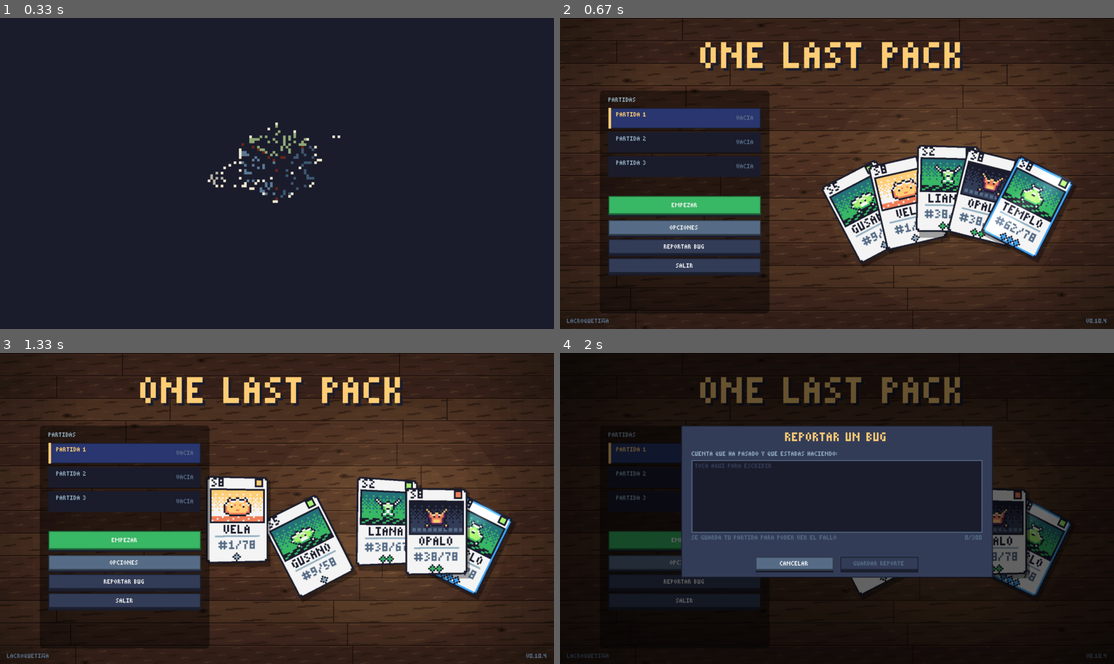
Above: before the commit, frames 1-4 (two rows, left to right).
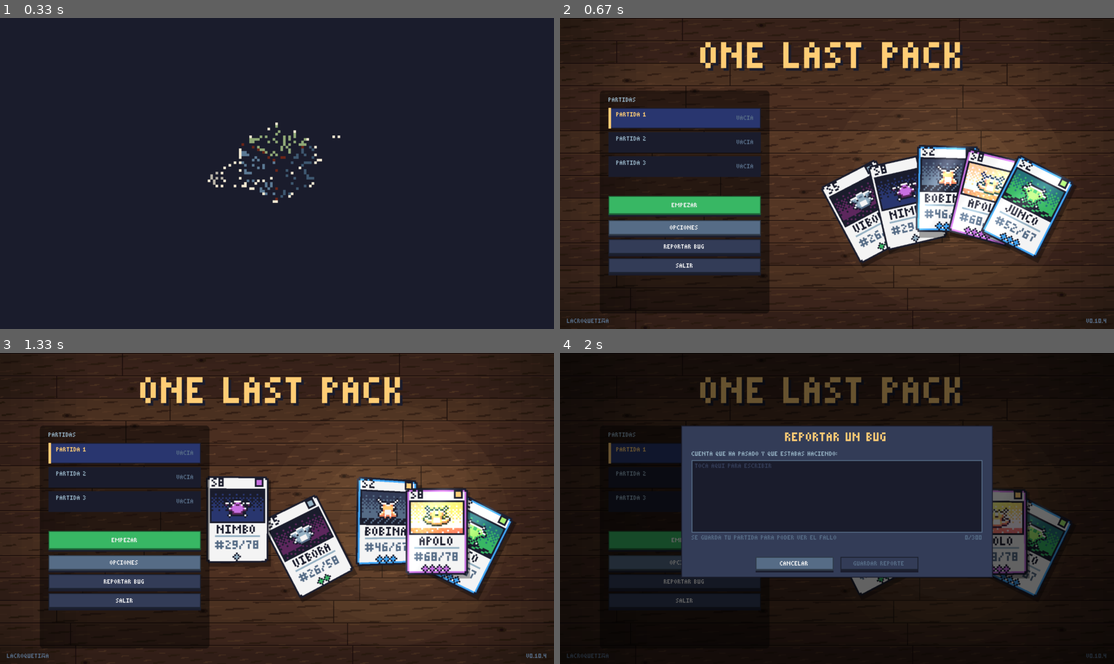
Above: after the commit, the same moments.

Repository: LaCroquetona/one-last-pack
Game: LÖVE game, started from main.lua
The game is run twice, just before and just after one commit, with the same random seed, the same clock (stepped at 60 frames per second) and the same inputs.
Inputs (mouse positions are in pixels of both pictures, inside the frame that each line leads up to):
- Up to frame 1 (0.33 s): no input
- Up to frame 2 (0.67 s): press the mouse at (909, 201) at 0.37 s; move the mouse to (931, 139) at 0.47 s; release the mouse at (958, 77) at 0.6 s
- Up to frame 3 (1.33 s): press the mouse at (426, 533) at 0.7 s; move the mouse to (432, 533) at 0.8 s; release the mouse at (437, 533) at 0.93 s; press the mouse at (349, 536) at 1.03 s; move the mouse to (293, 527) at 1.13 s; release the mouse at (238, 520) at 1.27 s
- Up to frame 4 (2 s): press the mouse at (681, 583) at 1.37 s; move the mouse to (831, 486) at 1.47 s; release the mouse at (981, 390) at 1.6 s; press the mouse at (681, 477) at 1.7 s; move the mouse to (859, 524) at 1.8 s; release the mouse at (1030, 570) at 1.93 s

Frame 1 is identical in both runs. In frame 2, 4.9% of the frame differs, in the area x 47-93%, y 41-79%; in frame 3, 6.2%, in the area x 37-93%, y 39-79%; in frame 4, 1.0%.

Commit message:
Give every holo and full art an alt and cap alt odds (#94)

Diff:
--- a/datos/cartas.lua
+++ b/datos/cartas.lua
@@ -76,16 +76,16 @@
     { id = 71,  set = "s1", num = 64, nombre = "Tenebra", elemento = "sombra", rareza = "rara" },
     { id = 72,  set = "s1", num = 65, nombre = "Hornito", elemento = "fuego",  rareza = "rara" },
     { id = 73,  set = "s1", num = 66, nombre = "Brezo",   elemento = "planta", rareza = "rara" },
-    { id = 34,  set = "s1", num = 67, nombre = "Trueno",  elemento = "rayo",   rareza = "holo", alt = true },
+    { id = 34,  set = "s1", num = 67, nombre = "Trueno",  elemento = "rayo",   rareza = "holo" },
     { id = 35,  set = "s1", num = 68, nombre = "Ocaso",   elemento = "sombra", rareza = "holo" },
     { id = 36,  set = "s1", num = 69, nombre = "Volcán",  elemento = "fuego",  rareza = "holo" },
     { id = 37,  set = "s1", num = 70, nombre = "Abismo",  elemento = "agua",   rareza = "holo" },
-    { id = 74,  set = "s1", num = 71, nombre = "Salitre", elemento = "agua",   rareza = "holo", alt = true },
+    { id = 74,  set = "s1", num = 71, nombre = "Salitre", elemento = "agua",   rareza = "holo" },
     { id = 75,  set = "s1", num = 72, nombre = "Cátodo",  elemento = "rayo",   rareza = "holo" },
     { id = 76,  set = "s1", num = 73, nombre = "Mortaja", elemento = "sombra", rareza = "holo" },
-    { id = 77,  set = "s1", num = 74, nombre = "Brasita", elemento = "fuego",  rareza = "holo", alt = true },
-    { id = 38,  set = "s1", num = 75, nombre = "Bosque",  elemento = "planta", rareza = "fullart", alt = true },
-    { id = 39,  set = "s1", num = 76, nombre = "Eclipse", elemento = "sombra", rareza = "fullart", chase = true, alt = true },
+    { id = 77,  set = "s1", num = 74, nombre = "Brasita", elemento = "fuego",  rareza = "holo" },
+    { id = 38,  set = "s1", num = 75, nombre = "Bosque",  elemento = "planta", rareza = "fullart" },
+    { id = 39,  set = "s1", num = 76, nombre = "Eclipse", elemento = "sombra", rareza = "fullart", chase = true },
     { id = 78,  set = "s1", num = 77, nombre = "Raicita", elemento = "planta", rareza = "fullart" },
     { id = 79,  set = "s1", num = 78, nombre = "Rayote",  elemento = "rayo",   rareza = "fullart" },
     { id = 40,  set = "s1", num = 79, nombre = "Plasma",  elemento = "rayo",   rareza = "secreta", chase = true },
@@ -148,15 +148,15 @@
     { id = 154, set = "s2", num = 54, nombre = "Bruja",   elemento = "sombra", rareza = "rara" },
     { id = 155, set = "s2", num = 55, nombre = "Yeti",    elemento = "hielo",  rareza = "rara" },
     { id = 156, set = "s2", num = 56, nombre = "Acero",   elemento = "metal",  rareza = "rara" },
-    { id = 157, set = "s2", num = 57, nombre = "Solano",  elemento = "fuego",  rareza = "holo", alt = true },
+    { id = 157, set = "s2", num = 57, nombre = "Solano",  elemento = "fuego",  rareza = "holo" },
     { id = 158, set = "s2", num = 58, nombre = "Náyade",  elemento = "agua",   rareza = "holo" },
     { id = 159, set = "s2", num = 59, nombre = "Ceiba",   elemento = "planta", rareza = "holo" },
-    { id = 160, set = "s2", num = 60, nombre = "Fusible", elemento = "rayo",   rareza = "holo", alt = true },
+    { id = 160, set = "s2", num = 60, nombre = "Fusible", elemento = "rayo",   rareza = "holo" },
     { id = 161, set = "s2", num = 61, nombre = "Ánima",   elemento = "sombra", rareza = "holo" },
     { id = 162, set = "s2", num = 62, nombre = "Polar",   elemento = "hielo",  rareza = "holo" },
-    { id = 163, set = "s2", num = 63, nombre = "Cromo",   elemento = "metal",  rareza = "holo", alt = true },
-    { id = 164, set = "s2", num = 64, nombre = "Fénix",   elemento = "fuego",  rareza = "fullart", chase = true, alt = true },
-    { id = 165, set = "s2", num = 65, nombre = "Kraken",  elemento = "agua",   rareza = "fullart", alt = true },
+    { id = 163, set = "s2", num = 63, nombre = "Cromo",   elemento = "metal",  rareza = "holo" },
+    { id = 164, set = "s2", num = 64, nombre = "Fénix",   elemento = "fuego",  rareza = "fullart", chase = true },
+    { id = 165, set = "s2", num = 65, nombre = "Kraken",  elemento = "agua",   rareza = "fullart" },
     { id = 166, set = "s2", num = 66, nombre = "Dríade",  elemento = "planta", rareza = "fullart" },
     { id = 167, set = "s2", num = 67, nombre = "Tronada", elemento = "rayo",   rareza = "fullart" },
     { id = 168, set = "s2", num = 68, nombre = "Nyx",     elemento = "sombra", rareza = "secreta" },
@@ -214,14 +214,14 @@
     { id = 248, set = "s3", num = 48, nombre = "Cuarzo",  elemento = "tierra", rareza = "rara" },
     { id = 249, set = "s3", num = 49, nombre = "Geoda",   elemento = "tierra", rareza = "rara" },
     { id = 250, set = "s3", num = 50, nombre = "Menhir",  elemento = "tierra", rareza = "rara" },
-    { id = 251, set = "s3", num = 51, nombre = "Wyvern",  elemento = "fuego",  rareza = "holo", alt = true },
+    { id = 251, set = "s3", num = 51, nombre = "Wyvern",  elemento = "fuego",  rareza = "holo" },
     { id = 252, set = "s3", num = 52, nombre = "Tritón",  elemento = "agua",   rareza = "holo" },
     { id = 253, set = "s3", num = 53, nombre = "Mjolnir", elemento = "rayo",   rareza = "holo" },
     { id = 254, set = "s3", num = 54, nombre = "Gárgola", elemento = "sombra", rareza = "holo" },
-    { id = 255, set = "s3", num = 55, nombre = "Golem",   elemento = "tierra", rareza = "holo", alt = true },
+    { id = 255, set = "s3", num = 55, nombre = "Golem",   elemento = "tierra", rareza = "holo" },
     { id = 256, set = "s3", num = 56, nombre = "Quimera", elemento = "fuego",  rareza = "fullart" },
     { id = 257, set = "s3", num = 57, nombre = "Sirena",  elemento = "agua",   rareza = "fullart" },
-    { id = 258, set = "s3", num = 58, nombre = "Behemot", elemento = "tierra", rareza = "fullart", chase = true, alt = true },
+    { id = 258, set = "s3", num = 58, nombre = "Behemot", elemento = "tierra", rareza = "fullart", chase = true },
     { id = 259, set = "s3", num = 59, nombre = "Ifrit",   elemento = "fuego",  rareza = "secreta" },
     { id = 260, set = "s3", num = 60, nombre = "Gaia",    elemento = "tierra", rareza = "secreta", chase = true },
 
@@ -266,14 +266,14 @@
     { id = 338, set = "s4", num = 38, nombre = "Púlsar",  elemento = "astral", rareza = "rara" },
     { id = 339, set = "s4", num = 39, nombre = "Cosmos",  elemento = "astral", rareza = "rara" },
     { id = 340, set = "s4", num = 40, nombre = "Galaxia", elemento = "astral", rareza = "rara" },
-    { id = 341, set = "s4", num = 41, nombre = "Draco",   elemento = "fuego",  rareza = "holo", alt = true },
+    { id = 341, set = "s4", num = 41, nombre = "Draco",   elemento = "fuego",  rareza = "holo" },
     { id = 342, set = "s4", num = 42, nombre = "Orión",   elemento = "rayo",   rareza = "holo" },
     { id = 343, set = "s4", num = 43, nombre = "Selene",  elemento = "sombra", rareza = "holo" },
     { id = 344, set = "s4", num = 44, nombre = "Vega",    elemento = "hielo",  rareza = "holo" },
-    { id = 345, set = "s4", num = 45, nombre = "Sirio",   elemento = "astral", rareza = "holo", alt = true },
+    { id = 345, set = "s4", num = 45, nombre = "Sirio",   elemento = "astral", rareza = "holo" },
     { id = 346, set = "s4", num = 46, nombre = "Pegaso",  elemento = "astral", rareza = "fullart" },
     { id = 347, set = "s4", num = 47, nombre = "Kronos",  elemento = "metal",  rareza = "fullart" },
-    { id = 348, set = "s4", num = 48, nombre = "Nova",    elemento = "astral", rareza = "fullart", chase = true, alt = true },
+    { id = 348, set = "s4", num = 48, nombre = "Nova",    elemento = "astral", rareza = "fullart", chase = true },
     { id = 349, set = "s4", num = 49, nombre = "Omega",   elemento = "sombra", rareza = "secreta" },
     { id = 350, set = "s4", num = 50, nombre = "Génesis", elemento = "astral", rareza = "secreta", chase = true },
 
@@ -328,12 +328,12 @@
     { id = 448, set = "s5", num = 48, nombre = "Nefasto", elemento = "sombra", rareza = "rara" },
     { id = 449, set = "s5", num = 49, nombre = "Ofidio",  elemento = "veneno", rareza = "rara" },
     { id = 450, set = "s5", num = 50, nombre = "Pútrido", elemento = "tierra", rareza = "rara" },
-    { id = 451, set = "s5", num = 51, nombre = "Hidra",   elemento = "veneno", rareza = "holo", alt = true },
+    { id = 451, set = "s5", num = 51, nombre = "Hidra",   elemento = "veneno", rareza = "holo" },
     { id = 452, set = "s5", num = 52, nombre = "Equidna", elemento = "veneno", rareza = "holo" },
     { id = 453, set = "s5", num = 53, nombre = "Ladón",   elemento = "agua",   rareza = "holo" },
     { id = 454, set = "s5", num = 54, nombre = "Yamata",  elemento = "veneno", rareza = "holo" },
-    { id = 455, set = "s5", num = 55, nombre = "Apofis",  elemento = "veneno", rareza = "holo", alt = true },
-    { id = 456, set = "s5", num = 56, nombre = "Nidhogg", elemento = "veneno", rareza = "fullart", chase = true, alt = true },
+    { id = 455, set = "s5", num = 55, nombre = "Apofis",  elemento = "veneno", rareza = "holo" },
+    { id = 456, set = "s5", num = 56, nombre = "Nidhogg", elemento = "veneno", rareza = "fullart", chase = true },
     { id = 457, set = "s5", num = 57, nombre = "Uróboro", elemento = "veneno", rareza = "fullart" },
     { id = 458, set = "s5", num = 58, nombre = "Pitón",   elemento = "agua",   rareza = "fullart" },
     { id = 459, set = "s5", num = 59, nombre = "Estigia", elemento = "veneno", rareza = "secreta", chase = true },
@@ -398,14 +398,14 @@
     { id = 556, set = "s6", num = 56, nombre = "Silfo",   elemento = "planta", rareza = "rara" },
     { id = 557, set = "s6", num = 57, nombre = "Sílfide", elemento = "viento", rareza = "rara" },
     { id = 558, set = "s6", num = 58, nombre = "Aura",    elemento = "tierra", rareza = "rara" },
-    { id = 559, set = "s6", num = 59, nombre = "Garuda",  elemento = "viento", rareza = "holo", alt = true },
+    { id = 559, set = "s6", num = 59, nombre = "Garuda",  elemento = "viento", rareza = "holo" },
     { id = 560, set = "s6", num = 60, nombre = "Alcío",   elemento = "viento", rareza = "holo" },
     { id = 561, set = "s6", num = 61, nombre = "Eolo",    elemento = "rayo",   rareza = "holo" },
     { id = 562, set = "s6", num = 62, nombre = "Vayu",    elemento = "viento", rareza = "holo" },
     { id = 563, set = "s6", num = 63, nombre = "Ziz",     elemento = "viento", rareza = "holo" },
-    { id = 564, set = "s6", num = 64, nombre = "Ventus",  elemento = "tierra", rareza = "holo", alt = true },
-    { id = 565, set = "s6", num = 65, nombre = "Quetzal", elemento = "viento", rareza = "fullart", chase = true, alt = true },
-    { id = 566, set = "s6", num = 66, nombre = "Fujin",   elemento = "viento", rareza = "fullart", alt = true },
+    { id = 564, set = "s6", num = 64, nombre = "Ventus",  elemento = "tierra", rareza = "holo" },
+    { id = 565, set = "s6", num = 65, nombre = "Quetzal", elemento = "viento", rareza = "fullart", chase = true },
+    { id = 566, set = "s6", num = 66, nombre = "Fujin",   elemento = "viento", rareza = "fullart" },
     { id = 567, set = "s6", num = 67, nombre = "Shu",     elemento = "rayo",   rareza = "fullart" },
     { id = 568, set = "s6", num = 68, nombre = "Enlil",   elemento = "viento", rareza = "fullart" },
     { id = 569, set = "s6", num = 69, nombre = "Celeste", elemento = "viento", rareza = "secreta" },
@@ -452,12 +452,12 @@
     { id = 638, set = "s7", num = 38, nombre = "Etna",    elemento = "dragon", rareza = "rara" },
     { id = 639, set = "s7", num = 39, nombre = "Ceniza",  elemento = "metal",  rareza = "rara" },
     { id = 640, set = "s7", num = 40, nombre = "Basalto", elemento = "dragon", rareza = "rara" },
-    { id = 641, set = "s7", num = 41, nombre = "Pyrax",   elemento = "dragon", rareza = "holo", alt = true },
+    { id = 641, set = "s7", num = 41, nombre = "Pyrax",   elemento = "dragon", rareza = "holo" },
     { id = 642, set = "s7", num = 42, nombre = "Draknar", elemento = "dragon", rareza = "holo" },
     { id = 643, set = "s7", num = 43, nombre = "Volkor",  elemento = "metal",  rareza = "holo" },
     { id = 644, set = "s7", num = 44, nombre = "Ryujin",  elemento = "dragon", rareza = "holo" },
-    { id = 645, set = "s7", num = 45, nombre = "Escarla", elemento = "dragon", rareza = "holo", alt = true },
-    { id = 646, set = "s7", num = 46, nombre = "Anciano", elemento = "dragon", rareza = "fullart", chase = true, alt = true },
+    { id = 645, set = "s7", num = 45, nombre = "Escarla", elemento = "dragon", rareza = "holo" },
+    { id = 646, set = "s7", num = 46, nombre = "Anciano", elemento = "dragon", rareza = "fullart", chase = true },
     { id = 647, set = "s7", num = 47, nombre = "Krakus",  elemento = "dragon", rareza = "fullart" },
     { id = 648, set = "s7", num = 48, nombre = "Vermis",  elemento = "metal",  rareza = "fullart" },
     { id = 649, set = "s7", num = 49, nombre = "Dragón",  elemento = "dragon", rareza = "secreta", chase = true },
@@ -530,18 +530,18 @@
     { id = 764, set = "s8", num = 64, nombre = "Ungido",  elemento = "hielo",  rareza = "rara" },
     { id = 765, set = "s8", num = 65, nombre = "Beato",   elemento = "luz",    rareza = "rara" },
     { id = 766, set = "s8", num = 66, nombre = "Gloria",  elemento = "astral", rareza = "rara" },
-    { id = 767, set = "s8", num = 67, nombre = "Helios",  elemento = "luz",    rareza = "holo", alt = true },
+    { id = 767, set = "s8", num = 67, nombre = "Helios",  elemento = "luz",    rareza = "holo" },
     { id = 768, set = "s8", num = 68, nombre = "Apolo",   elemento = "luz",    rareza = "holo" },
     { id = 769, set = "s8", num = 69, nombre = "Febo",    elemento = "agua",   rareza = "holo" },
     { id = 770, set = "s8", num = 70, nombre = "Inti",    elemento = "luz",    rareza = "holo" },
-    { id = 771, set = "s8", num = 71, nombre = "Mitra",   elemento = "luz",    rareza = "holo", alt = true },
+    { id = 771, set = "s8", num = 71, nombre = "Mitra",   elemento = "luz",    rareza = "holo" },
     { id = 772, set = "s8", num = 72, nombre = "Eos",     elemento = "hielo",  rareza = "holo" },
     { id = 773, set = "s8", num = 73, nombre = "Sunna",   elemento = "luz",    rareza = "holo" },
-    { id = 774, set = "s8", num = 74, nombre = "Lumina",  elemento = "luz",    rareza = "holo", alt = true },
-    { id = 775, set = "s8", num = 75, nombre = "Serafín", elemento = "luz",    rareza = "fullart", alt = true },
+    { id = 774, set = "s8", num = 74, nombre = "Lumina",  elemento = "luz",    rareza = "holo" },
+    { id = 775, set = "s8", num = 75, nombre = "Serafín", elemento = "luz",    rareza = "fullart" },
     { id = 776, set = "s8", num = 76, nombre = "Arconte", elemento = "luz",    rareza = "fullart" },
     { id = 777, set = "s8", num = 77, nombre = "Celesta", elemento = "agua",   rareza = "fullart" },
-    { id = 778, set = "s8", num = 78, nombre = "Eclipta", elemento = "luz",    rareza = "fullart", chase = true, alt = true },
+    { id = 778, set = "s8", num = 78, nombre = "Eclipta", elemento = "luz",    rareza = "fullart", chase = true },
     { id = 779, set = "s8", num = 79, nombre = "Sol Rey", elemento = "luz",    rareza = "secreta", chase = true },
     { id = 780, set = "s8", num = 80, nombre = "Divina",  elemento = "luz",    rareza = "secreta" },
 }
@@ -549,8 +549,8 @@
 -- Fuera de set: no cuentan para el 100% del album y van numeradas despues de
 -- las del set (como las secretas de los TCG de verdad). Son las secretas y sus
 -- variantes, que salen solas a partir de las de arriba:
---  ALT: el mismo bicho con arte a sangre y marco dorado. Las tienen las holo y
---  full art con alt = true y todas las secretas.
+--  ALT: el mismo bicho con arte a sangre y marco dorado. La tienen todas las
+--  holo, full art y secretas.
 --  SILVER (secretas normales) y GOLDEN (la secreta chase): placa de metal grabada.
 -- Las variantes tienen id = el de su carta + 1000 (ALT) o + 2000 (SILVER y GOLDEN).
 for _, c in ipairs(lista) do
@@ -566,7 +566,7 @@
     })
 end
 for _, c in ipairs(lista) do
-    if c.alt or c.rareza == "secreta" then variante(c, "alt", 1000) end
+    if c.rareza == "holo" or c.rareza == "fullart" or c.rareza == "secreta" then variante(c, "alt", 1000) end
 end
 for _, c in ipairs(lista) do
     if c.rareza == "secreta" then variante(c, c.chase and "golden" or "silver", 2000) end
--- a/datos/sets.lua
+++ b/datos/sets.lua
@@ -12,43 +12,43 @@
     {
         id = "s1", codigo = "S1", nombre = "Set 1", sobre = "set1",
         valores = { comun = 1.48, infrecuente = 2.98, rara = 9.44, holo = 58.84, fullart = 386, secreta = 2019,
-                    alt_holo = 150, alt_fullart = 883, alt_secreta = 8275, silver = 10991, golden = 20548 },
+                    alt_holo = 225, alt_fullart = 1793, alt_secreta = 8275, silver = 10991, golden = 20548 },
     },
     {
         id = "s2", codigo = "S2", nombre = "Set 2", sobre = "set2",
         valores = { comun = 2.54, infrecuente = 6.51, rara = 36.19, holo = 466, fullart = 2032, secreta = 11003,
-                    alt_holo = 972, alt_fullart = 4728, alt_secreta = 45050, silver = 73185, golden = 84222 },
+                    alt_holo = 1429, alt_fullart = 6238, alt_secreta = 45050, silver = 73185, golden = 84222 },
     },
     {
         id = "s3", codigo = "S3", nombre = "Set 3", sobre = "set3",
         valores = { comun = 2.47, infrecuente = 4.93, rara = 19.33, holo = 230, fullart = 1097, secreta = 5483,
-                    alt_holo = 502, alt_fullart = 2452, alt_secreta = 22443, silver = 29810, golden = 55730 },
+                    alt_holo = 722, alt_fullart = 2516, alt_secreta = 22443, silver = 29810, golden = 55730 },
     },
     {
         id = "s4", codigo = "S4", nombre = "Set 4", sobre = "set4",
         valores = { comun = 5.05, infrecuente = 10.87, rara = 27.83, holo = 314, fullart = 2245, secreta = 11789,
-                    alt_holo = 841, alt_fullart = 5145, alt_secreta = 48294, silver = 64144, golden = 119918 },
+                    alt_holo = 1147, alt_fullart = 5145, alt_secreta = 48294, silver = 64144, golden = 119918 },
     },
     -- v0.8.0: cuatro sets nuevos, cada uno con su elemento
     {
         id = "s5", codigo = "S5", nombre = "Set 5", sobre = "set5",
         valores = { comun = 2.74, infrecuente = 5.47, rara = 21.38, holo = 254, fullart = 1216, secreta = 6077,
-                    alt_holo = 556, alt_fullart = 2718, alt_secreta = 24915, silver = 33093, golden = 61866 },
+                    alt_holo = 815, alt_fullart = 2798, alt_secreta = 24915, silver = 33093, golden = 61866 },
     },
     {
         id = "s6", codigo = "S6", nombre = "Set 6", sobre = "set6",
         valores = { comun = 1.95, infrecuente = 3.9, rara = 12.47, holo = 78.24, fullart = 507, secreta = 2657,
-                    alt_holo = 200, alt_fullart = 1160, alt_secreta = 10886, silver = 14459, golden = 27032 },
+                    alt_holo = 232, alt_fullart = 2198, alt_secreta = 10886, silver = 14459, golden = 27032 },
     },
     {
         id = "s7", codigo = "S7", nombre = "Set 7", sobre = "set7",
         valores = { comun = 2.59, infrecuente = 6.63, rara = 36.1, holo = 474, fullart = 2071, secreta = 11211,
-                    alt_holo = 990, alt_fullart = 4818, alt_secreta = 45887, silver = 60947, golden = 113940 },
+                    alt_holo = 1260, alt_fullart = 5203, alt_secreta = 45887, silver = 60947, golden = 113940 },
     },
     {
         id = "s8", codigo = "S8", nombre = "Set 8", sobre = "set8",
         valores = { comun = 4.03, infrecuente = 8.66, rara = 22.13, holo = 250, fullart = 1789, secreta = 9406,
-                    alt_holo = 668, alt_fullart = 4102, alt_secreta = 38542, silver = 51192, golden = 95703 },
+                    alt_holo = 1002, alt_fullart = 7761, alt_secreta = 38542, silver = 51192, golden = 95703 },
     },
 }
 
--- a/datos/sobres.lua
+++ b/datos/sobres.lua
@@ -20,7 +20,7 @@
         precio = 200,
         godpack = 1 / 360,
         dificultad = 1,
-        variantes = { alt_holo = 14, alt_fullart = 33, alt_secreta = 300, silver = 900, golden = 2200 },
+        variantes = { alt_holo = 21, alt_fullart = 67, alt_secreta = 300, silver = 900, golden = 2200 },
         piedad = 12,
         colores = { base = p.rojo, rayas = p.naranja, borde = p.morado, letras = p.amarillo },
         huecos = {
@@ -37,7 +37,7 @@
         precio = 800,
         godpack = 1 / 817,
         dificultad = 2.27,
-        variantes = { alt_holo = 17, alt_fullart = 72, alt_secreta = 681, silver = 2043, golden = 4994 },
+        variantes = { alt_holo = 25, alt_fullart = 95, alt_secreta = 681, silver = 2043, golden = 4994 },
         piedad = 20,
         colores = { base = p.azulosc, rayas = p.azul, borde = p.negro, letras = p.cian },
         huecos = {
@@ -54,7 +54,7 @@
         precio = 500,
         godpack = 1 / 562,
         dificultad = 1.56,
-        variantes = { alt_holo = 16, alt_fullart = 77, alt_secreta = 468, silver = 1404, golden = 3432 },
+        variantes = { alt_holo = 23, alt_fullart = 79, alt_secreta = 468, silver = 1404, golden = 3432 },
         piedad = 15,
         colores = { base = p.morado, rayas = p.naranja, borde = p.negro, letras = p.amarillo },
         huecos = {
@@ -71,7 +71,7 @@
         precio = 1200,
         godpack = 1 / 428,
         dificultad = 1.19,
-        variantes = { alt_holo = 11, alt_fullart = 57, alt_secreta = 357, silver = 1071, golden = 2618 },
+        variantes = { alt_holo = 15, alt_fullart = 57, alt_secreta = 357, silver = 1071, golden = 2618 },
         piedad = 10,
         colores = { base = p.negro, rayas = p.violeta, borde = p.azulosc, letras = p.cian },
         huecos = {
@@ -88,7 +88,7 @@
         precio = 600,
         godpack = 1 / 500,
         dificultad = 1.39,
-        variantes = { alt_holo = 15, alt_fullart = 68, alt_secreta = 417, silver = 1251, golden = 3058 },
+        variantes = { alt_holo = 22, alt_fullart = 70, alt_secreta = 417, silver = 1251, golden = 3058 },
         piedad = 15,
         colores = { base = p.violeta, rayas = p.lima, borde = p.morado, letras = p.lima },
         huecos = {
@@ -105,7 +105,7 @@
         precio = 300,
         godpack = 1 / 450,
         dificultad = 1.25,
-        variantes = { alt_holo = 19, alt_fullart = 38, alt_secreta = 375, silver = 1125, golden = 2750 },
+        variantes = { alt_holo = 22, alt_fullart = 72, alt_secreta = 375, silver = 1125, golden = 2750 },
         piedad = 12,
         colores = { base = p.celeste, rayas = p.blanco, borde = p.azul, letras = p.azulosc },
         huecos = {
@@ -122,7 +122,7 @@
         precio = 1500,
         godpack = 1 / 346,
         dificultad = 0.96,
-        variantes = { alt_holo = 11, alt_fullart = 50, alt_secreta = 288, silver = 864, golden = 2112 },
+        variantes = { alt_holo = 14, alt_fullart = 54, alt_secreta = 288, silver = 864, golden = 2112 },
         piedad = 10,
         colores = { base = p.verdeosc, rayas = p.verde, borde = p.negro, letras = p.naranja },
         huecos = {
@@ -139,7 +139,7 @@
         precio = 900,
         godpack = 1 / 450,
         dificultad = 1.25,
-        variantes = { alt_holo = 14, alt_fullart = 37, alt_secreta = 375, silver = 1125, golden = 2750 },
+        variantes = { alt_holo = 21, alt_fullart = 70, alt_secreta = 375, silver = 1125, golden = 2750 },
         piedad = 16,
         colores = { base = p.amarillo, rayas = p.blanco, borde = p.naranja, letras = p.rojo },
         huecos = {
--- a/datos/variantes.lua
+++ b/datos/variantes.lua
@@ -3,7 +3,10 @@
 -- Salen al abrir: una carta de la rareza que toca se cambia por su variante.
 local p = require "datos.paleta"
 
+-- tope: como mucho esta parte de las copias de una carta sale en su variante
+-- (una ALT nunca sale mas que su carta normal)
 return {
+    tope = 0.2,
     alt = { nombre = "Alt" },
     silver = { nombre = "Silver", color = p.grisclaro, brillo = "plata", suspense = 2.4 },
     golden = { nombre = "Golden", color = p.amarillo, brillo = "golden", suspense = 3.2 },
--- a/src/generador.lua
+++ b/src/generador.lua
@@ -1,5 +1,6 @@
 local cartas = require "datos.cartas"
 local rarezas = require "datos.rarezas"
+local TOPE = require("datos.variantes").tope
 
 local generador = {}
 
@@ -48,7 +49,7 @@
             local cada = clave and tipo.variantes and tipo.variantes[clave]
             if cada and (esperadas[r] or 0) > 0 then
                 t[r] = t[r] or {}
-                t[r][nombre] = math.min(1, (1 / cada) / (esperadas[r] * con / #lista))
+                t[r][nombre] = math.min(TOPE, (1 / cada) / (esperadas[r] * con / #lista))
             end
         end
     end
